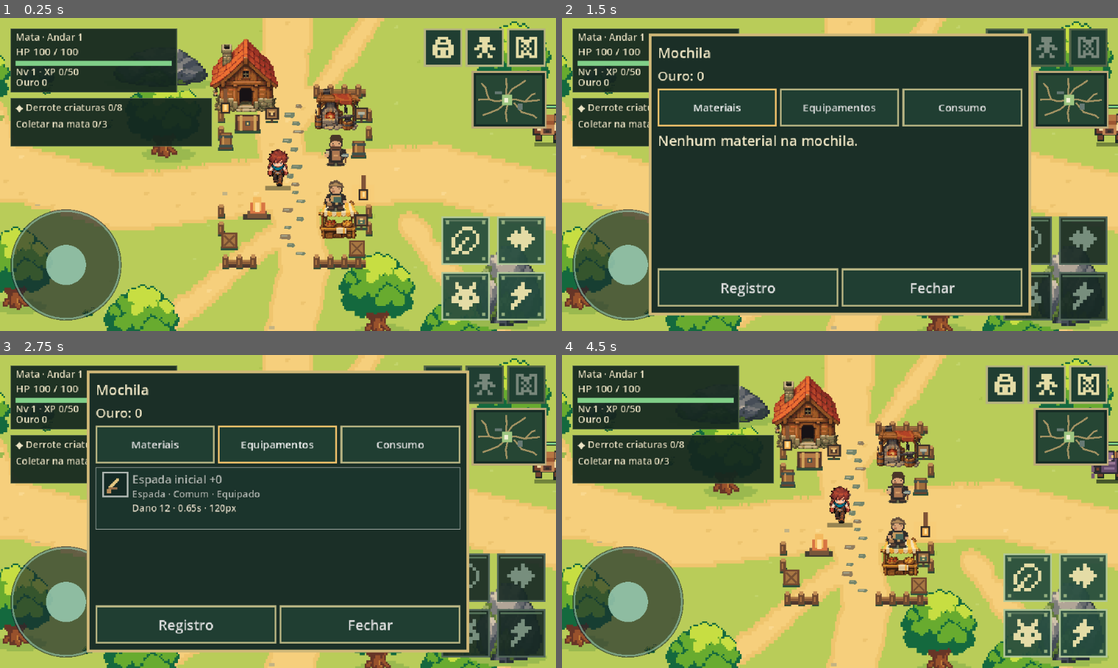
Above: before the commit, frames 1-4 (two rows, left to right).
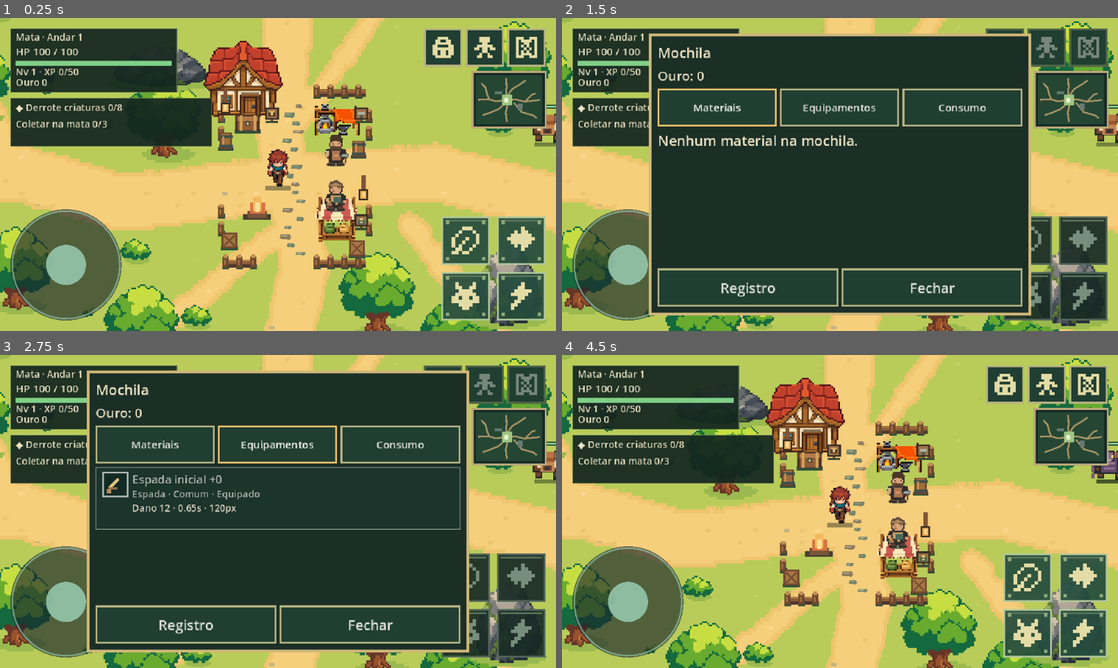
Above: after the commit, the same moments.

Repository: thiagohugo12-dotcom/arveon
Game: Godot game, scene res://scenes/main.tscn
Two runs of this game, one before a commit and one after it. Both use one fixed random seed, a clock stepped at 60 frames per second and the inputs below.
Inputs (mouse positions are in pixels of both pictures, inside the frame that each line leads up to):
- Up to frame 1 (0.25 s): no input
- Up to frame 2 (1.5 s): click (1006, 46) at 0.52 s; click "Materiais" at 1.25 s
- Up to frame 3 (2.75 s): click "Equipamentos" at 2 s
- Up to frame 4 (4.5 s): click "Consumo" at 2.75 s; click "Registro" at 3.5 s; click "Fechar" at 4.25 s

The runs differ from the first frame. In frame 1, 4.6% of the frame differs, in the area x 0-93%, y 0-100%; in frame 2, 0.3%; in frame 3, 0.3%; in frame 4, 4.6%.

Commit message:
art(mata): simplify camp buildings and add visible sparse bushes

Diff:
--- a/scripts/presentation/floor_v2_view.gd
+++ b/scripts/presentation/floor_v2_view.gd
@@ -3,7 +3,7 @@
 
 const NATURE := preload("res://assets/art/mata_v2/nature_simple.png")
 const PATHS := preload("res://assets/art/mata_v2/paths.png")
-const CAMP := preload("res://assets/art/mata_v2/camp.png")
+const CAMP := preload("res://assets/art/mata_v2/camp_simple.png")
 const GREEN := Rect2(0,0,88,96)
 const ORANGE := Rect2(96,0,88,96)
 const STONE := Rect2(192,0,48,36)
@@ -45,6 +45,10 @@
 		var at := Vector2(rng.randi_range(20,1175),rng.randi_range(20,875))
 		if layout._free_for_decoration(at):
 			sprite(NATURE,FLOWERS if i%11==0 else STONE if i%19==0 else BUSH if i%23==0 else GRASS,at)
+	# A separate sparse pass makes bushes visible without competing with trees.
+	for at in bush_positions():
+		shadow(at+Vector2(2,1),30,8)
+		sprite(NATURE,BUSH,at)
 	for feet in layout.tree_positions():
 		shadow(feet+Vector2(6,2),62,18)
 		sprite(NATURE,ORANGE if layout._hash(roundi(feet.y),roundi(feet.x))%8==0 else GREEN,feet+Vector2(0,6))
@@ -54,8 +58,30 @@
 		layout.draw_texture_rect_region(NATURE,rock.grow(4),STONE)
 	_camp()
 
+func bush_positions() -> Array[Vector2]:
+	var positions: Array[Vector2] = []
+	var rng := RandomNumberGenerator.new()
+	rng.seed = 28031
+	var trees := layout.tree_positions()
+	for i in range(240):
+		var at := Vector2(rng.randi_range(40,1160),rng.randi_range(40,860)).snapped(Vector2(2,2))
+		if not layout._free_for_decoration(at):
+			continue
+		var clear := true
+		for feet in trees:
+			if Rect2(feet-Vector2(58,108),Vector2(116,126)).has_point(at):
+				clear = false
+		for other in positions:
+			if at.distance_squared_to(other) < 64.0*64.0:
+				clear = false
+		if clear:
+			positions.append(at)
+		if positions.size() == 18:
+			break
+	return positions
+
 func _camp() -> void:
-	# Keep every cabin, stall, fence and decoration at its established anchor.
+	# Compact buildings retain the established service anchors and footprints.
 	for n in range(18):
 		layout._draw_flagstone(Vector2(556+layout._hash(n,71)%21-10,369+n*10),n)
 	for segment: Vector2 in [Vector2(478,515),Vector2(583,641)]:
Binary file added: assets/art/mata_v2/camp_simple.png
Binary file added: docs/screenshots/mata-v2/acampamento_simple_390x844.png
Binary file added: docs/screenshots/mata-v2/acampamento_simple_640x360.png
Not shown, added: docs/CAMP_SIMPLE_REPORT.md
